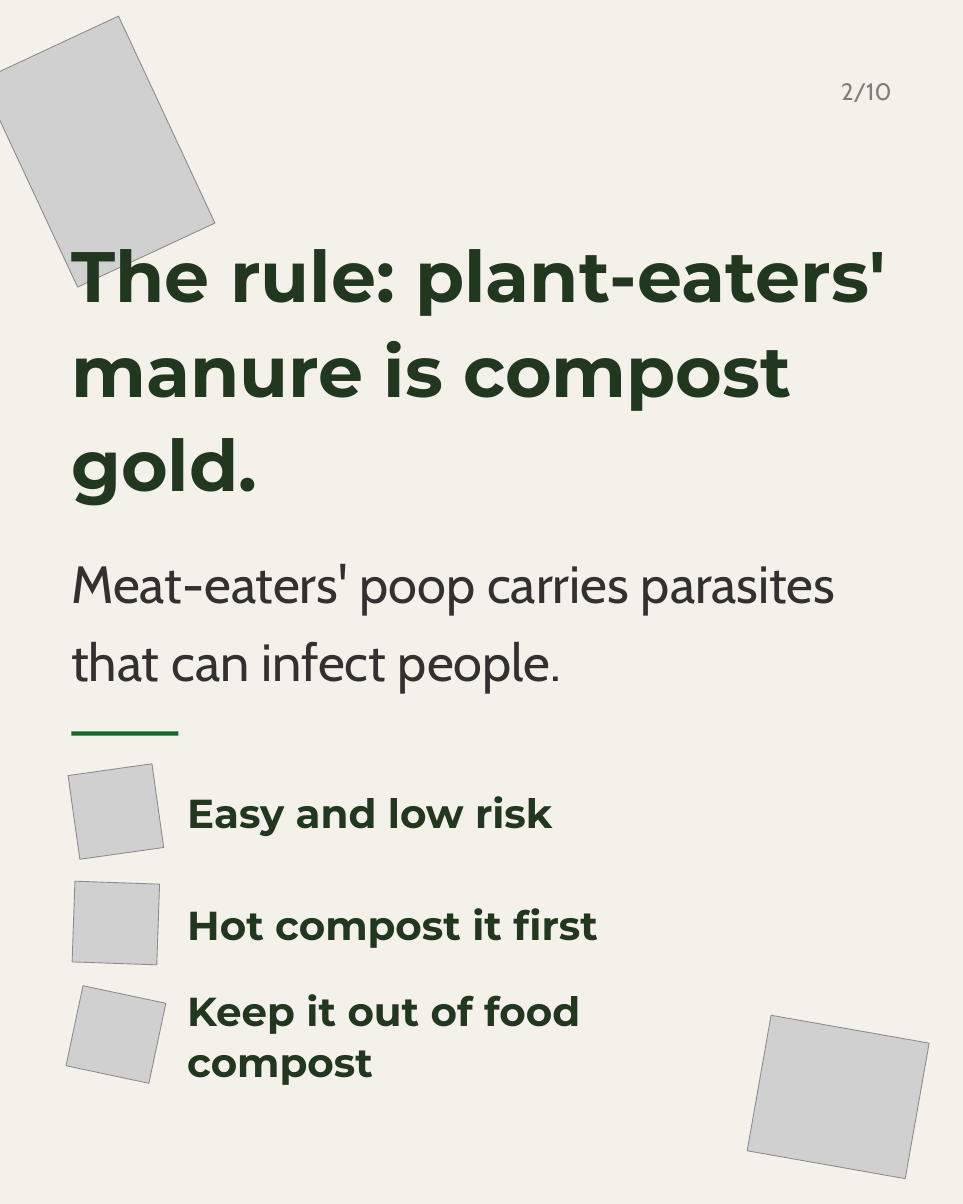
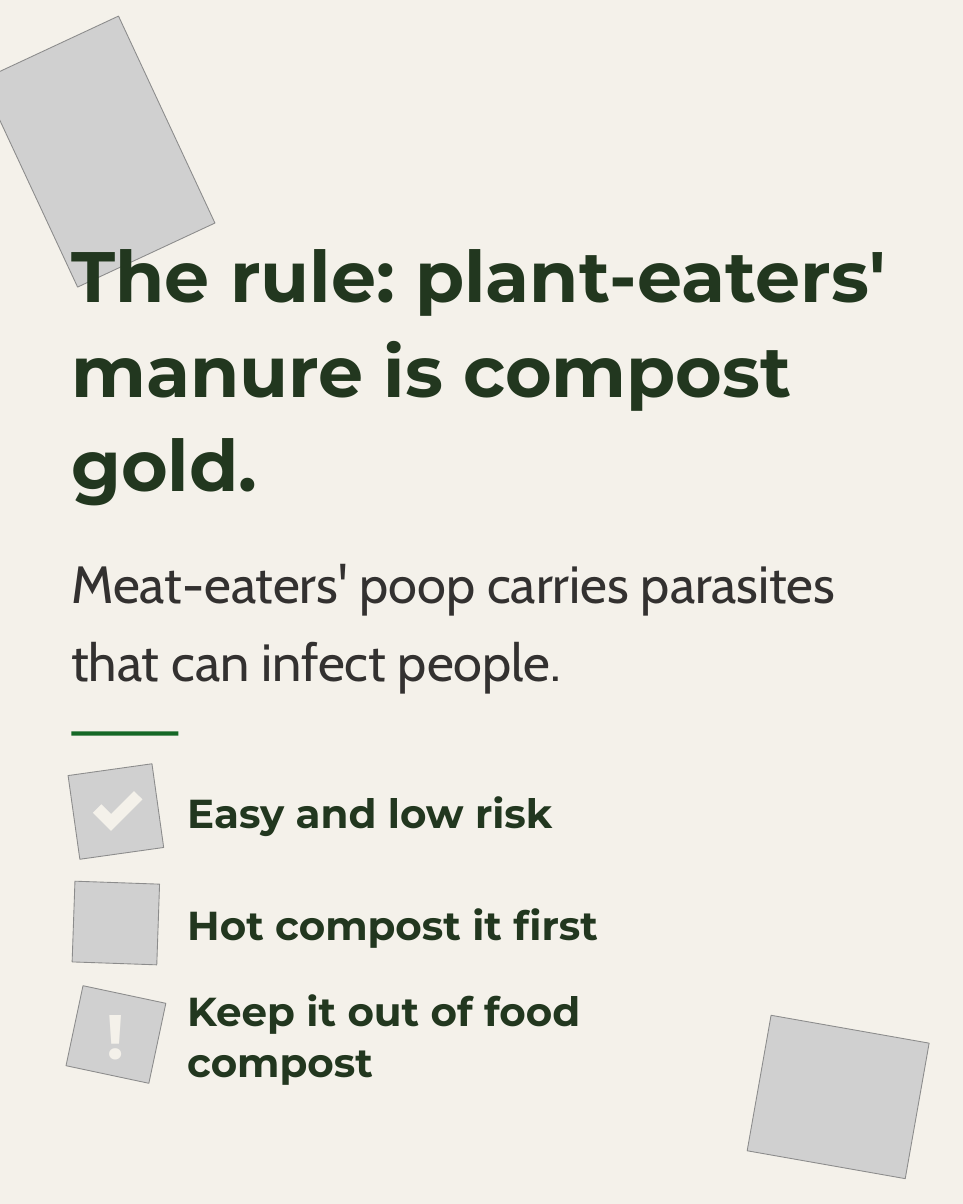
Before and after one commit to linneamoritznyc/SFW-SocialMedia, a slide deck: slide 2 of templates/posts/october/04-10-2026-sun-ig-world-animal-day.pptx. Drawn at 963x1204 pixels with LibreOffice and Linux fonts; fonts in the diff are those of the drawing; grey boxes stand for pictures; background and template pictures are left out. Boxes give left, top, right and bottom in pixels: in the first picture for what was removed or moved away, otherwise in the second. Text is boxed around its words. In the diff, an @@ line names an element or a change of style, - is before the commit and + after.

```diff
--- a/templates/posts/october/04-10-2026-sun-ig-world-animal-day.pptx
+++ b/templates/posts/october/04-10-2026-sun-ig-world-animal-day.pptx
@@ text removed at (841, 83, 892, 102) @@
-2/10
@@ freeform shape added at (93, 791, 143, 831), fill #F4F1EA @@
@@ text added at (74, 992, 158, 1077), 52.9 pt, text #F4F1EA, bold @@
+!
```
Also in this commit, not shown: 9 other slides changed, 2 slides added, 1 other file.
